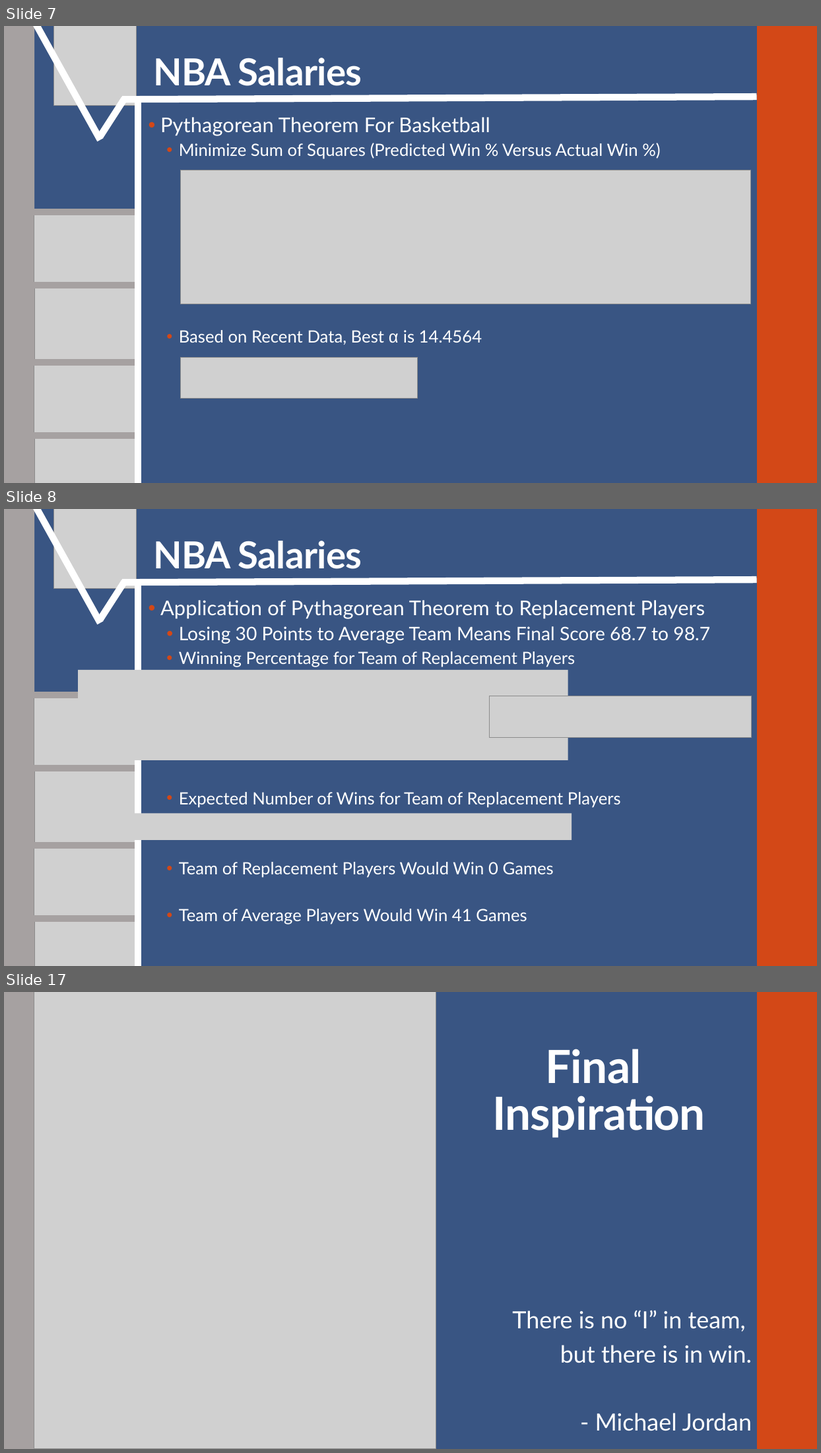
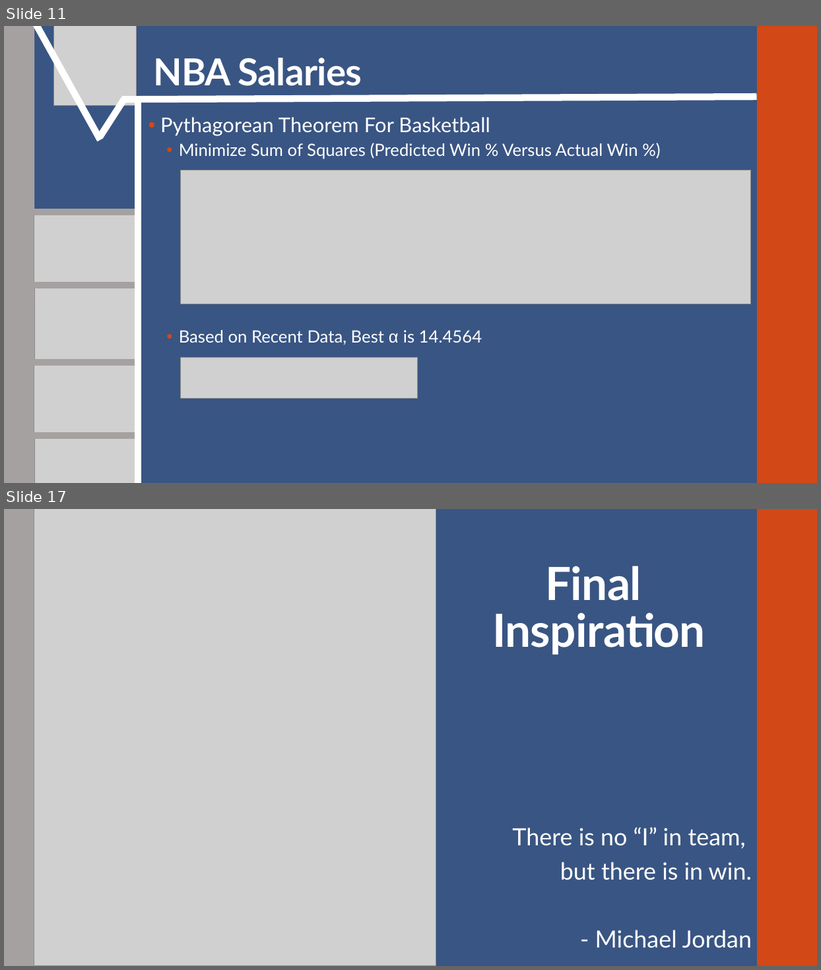
Before and after one commit to SuperMarioGiacomazzo/STOR538_WEBSITE, a slide deck: Slides/Basketball 4/Basketball_4_Lecture.pptx. Shown one above the other, each under a label of ours: slides 7, 8 and 17 before the commit, slides 11 and 17 after it; the slides between them are not shown. The pictures are 821x1453 and 821x970 pixels, drawn with LibreOffice and Linux fonts; fonts in the diff are those of the drawing; grey boxes stand for pictures. Boxes give left, top, right and bottom in pixels: in the first picture for what was removed or moved away, otherwise in the second. Text is boxed around its words. In the diff, an @@ line names an element or a change of style, - is before the commit and + after.

```diff
--- a/Slides/Basketball 4/Basketball_4_Lecture.pptx
+++ b/Slides/Basketball 4/Basketball_4_Lecture.pptx
@@ slide 8 removed at (4,509,817,966), background #395583; not listed: 2 template elements that a slide beside it also shows @@
@@ line removed from (33, 509) to (100, 623) @@
@@ picture removed at (54,509,136,588) @@
@@ title removed at (153,541,362,569) @@
-NBA Salaries
@@ line removed from (100, 619) to (125, 582) @@
@@ line removed from (122, 582) to (757, 580) @@
@@ line removed from (137, 966) to (137, 582) @@
@@ text removed at (160,600,710,925) @@
-• Application of Pythagorean Theorem to Replacement Players
-  • Losing 30 Points to Average Team Means Final Score 68.7 to 98.7
-  • Winning Percentage for Team of Replacement Players
-  • Expected Number of Wins for Team of Replacement Players
-  • Team of Replacement Players Would Win 0 Games
-  • Team of Average Players Would Win 41 Games
@@ picture removed at (78,670,568,760) @@
@@ line removed from (29, 695) to (135, 695) @@
@@ picture removed at (34,697,141,771) @@
@@ picture removed at (489,696,751,738) @@
@@ line removed from (28, 768) to (135, 768) @@
@@ picture removed at (34,771,141,846) @@
@@ picture removed at (81,813,572,840) @@
@@ line removed from (29, 846) to (135, 846) @@
@@ line removed from (29, 846) to (135, 846) @@
@@ picture removed at (34,848,141,922) @@
@@ line removed from (28, 919) to (135, 919) @@
@@ picture removed at (34,922,141,966) @@
@@ what was slide 7 is now slide 11 @@
```
Also in this commit, not shown: 7 slides changed, 5 slides added, 4 other slides removed, 5 other files.
